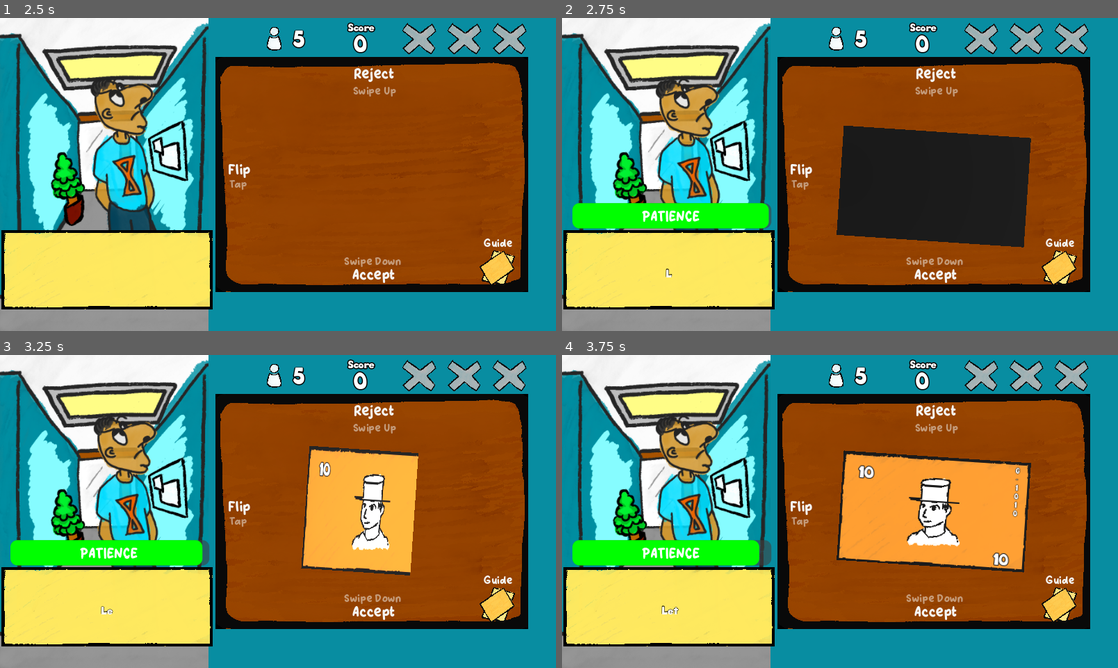
Above: before the commit, frames 1-4 (two rows, left to right).
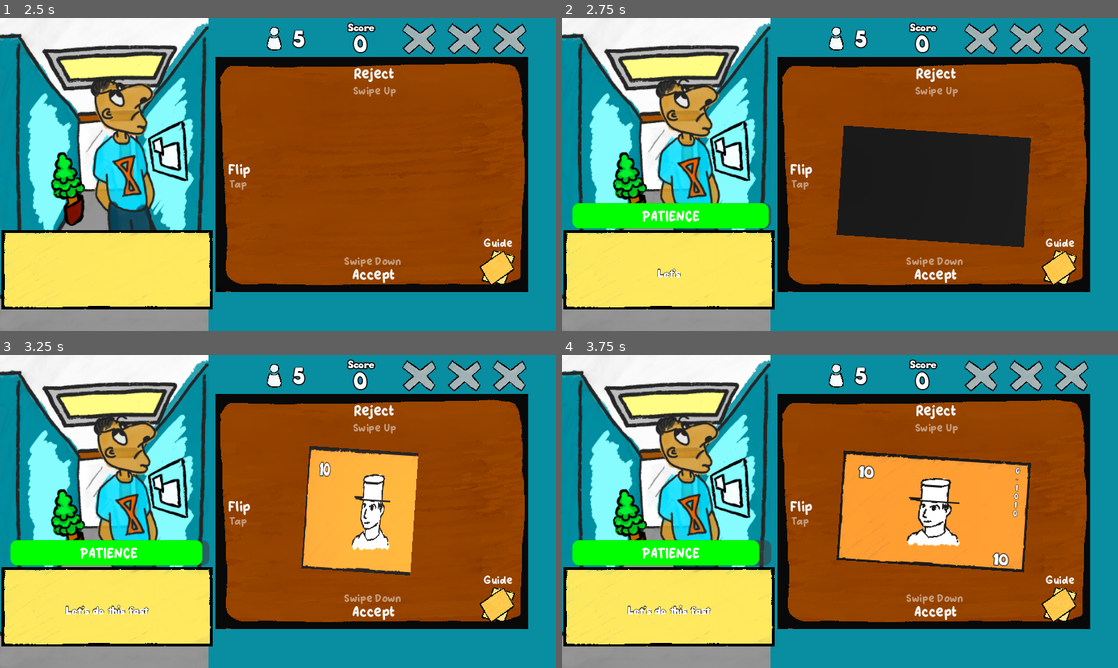
Above: after the commit, the same moments.

Repository: KaitoGameDev/brackeys-gj-2026-2
Game: Godot game, scene res://source/main_menu.tscn
The game is run twice, just before and just after one commit, with the same random seed, the same clock (stepped at 60 frames per second) and the same inputs.
Inputs (mouse positions are in pixels of both pictures, inside the frame that each line leads up to):
- Up to frame 1 (2.5 s): click "Play" at 0.5 s; click "Start Day" at 1.25 s; move the mouse to (400, 158) at 2.02 s; click (400, 158) at 2.17 s
- Up to frame 2 (2.75 s): no input
- Up to frame 3 (3.25 s): move the mouse to (166, 527) at 2.77 s; click (166, 527) at 2.92 s
- Up to frame 4 (3.75 s): move the mouse to (895, 442) at 3.52 s; click (895, 442) at 3.67 s

Frame 1 is identical in both runs. In frame 2, less than 0.1% of the frame differs, in the area x 17-22%, y 80-83%; in frame 3, 0.3%, in the area x 11-27%, y 79-83%; in frame 4, 0.3%.

Commit message:
improve voice player

Diff:
--- a/source/dialog_system/dialog.gd
+++ b/source/dialog_system/dialog.gd
@@ -12,7 +12,10 @@
 
 	for c in _text:
 		message.text += c
-		await AudioController.voice_1().finished
+
+		if c != " ":
+			AudioController.voice_1()
+			await get_tree().create_timer(0.04).timeout
 
 func disable() -> void:
 	visible = false
